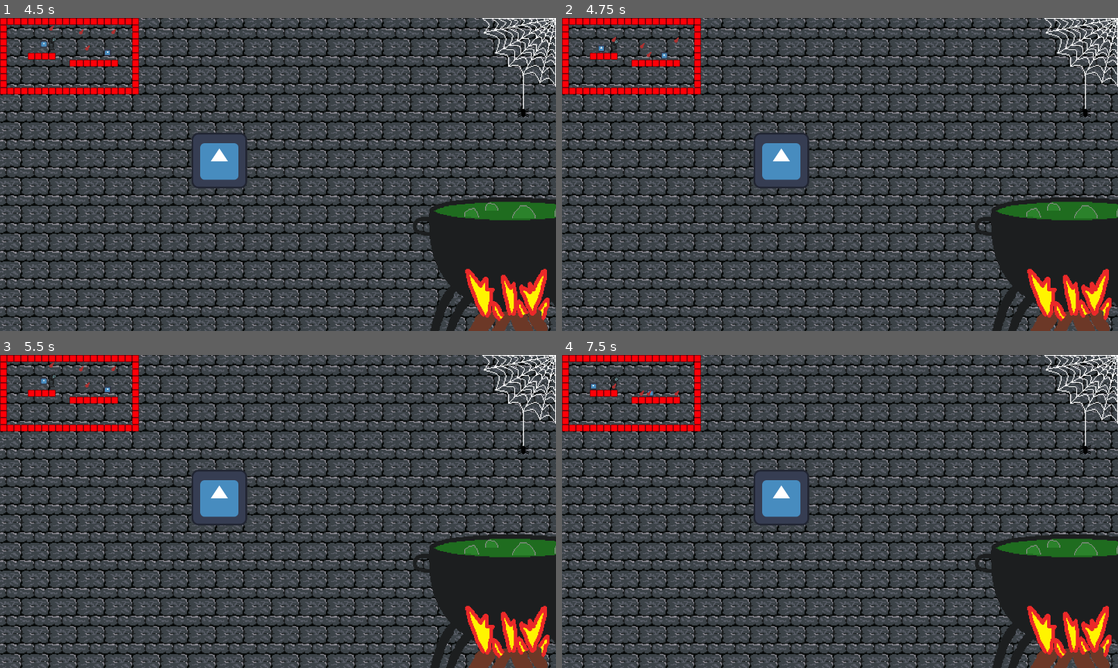
Above: before the commit, frames 1-4 (two rows, left to right).
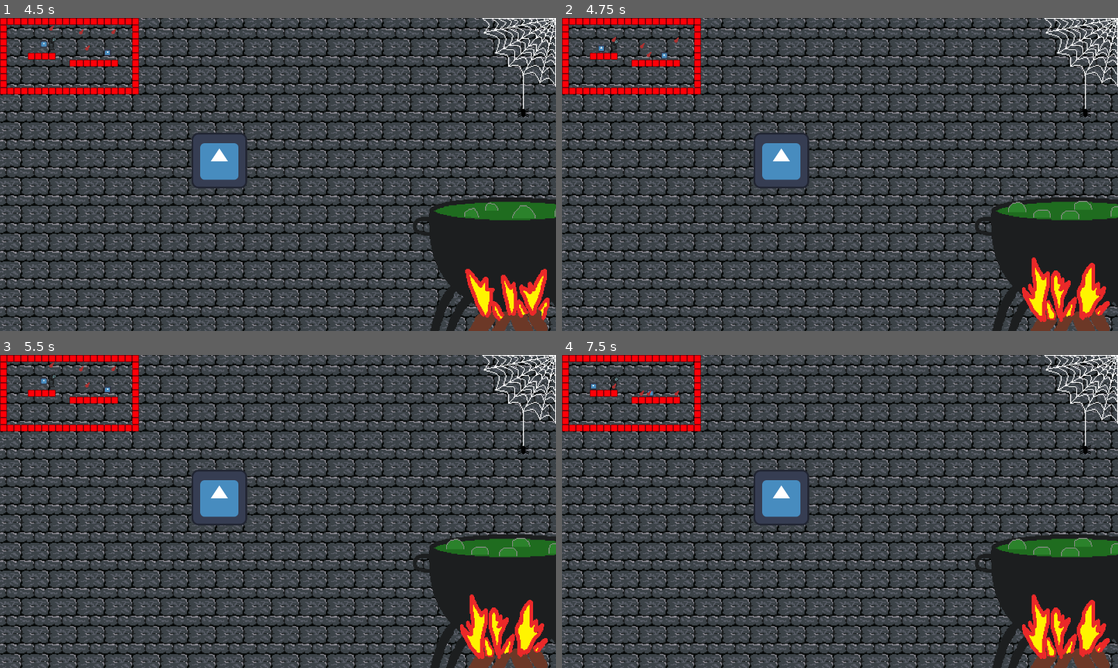
Above: after the commit, the same moments.

Repository: panorb/ludum-dare-56
Game: Godot game, scene res://world.tscn
Same seed, same stepped clock (60 frames per second), same inputs: the game is played once before the commit and once after it. The engine's default icon, where the game draws it, is replaced by a stand-in: a white triangle on a blue panel in a dark square.
Inputs (mouse positions are in pixels of both pictures, inside the frame that each line leads up to):
- Up to frame 1 (4.5 s): click "Select Level" at 0.5 s; click (283, 324) at 1.27 s; type "12" at 1.35 s; click "Enter" at 2 s; click "Enter" at 2.75 s; click "Enter" at 3.5 s; tap Enter at 4.25 s; move the mouse to (216, 46) at 4.27 s; click (216, 46) at 4.42 s
- Up to frame 2 (4.75 s): tap Space (ui_select) at 4.52 s
- Up to frame 3 (5.5 s): move the mouse to (166, 527) at 5.02 s; click (166, 527) at 5.17 s; tap Space (ui_select) at 5.27 s
- Up to frame 4 (7.5 s): move the mouse to (895, 442) at 5.77 s; click (895, 442) at 5.92 s; move the mouse to (812, 574) at 6.52 s; click (812, 574) at 6.67 s; tap Space (ui_select) at 6.77 s; move the mouse to (1006, 558) at 7.27 s; click (1006, 558) at 7.42 s

Frame 1 is identical in both runs. In frame 2, 1.8% of the frame differs, in the area x 79-100%, y 58-98%; in frame 3, 1.8%; in frame 4, 1.8%.

Commit message:
Pot do cock

Diff:
--- a/godot/game/game.tscn
+++ b/godot/game/game.tscn
@@ -56,4 +56,4 @@
 position = Vector2(1185, 550)
 scale = Vector2(2, 2)
 sprite_frames = SubResource("SpriteFrames_ntuat")
-frame_progress = 0.593711
+autoplay = "default"
